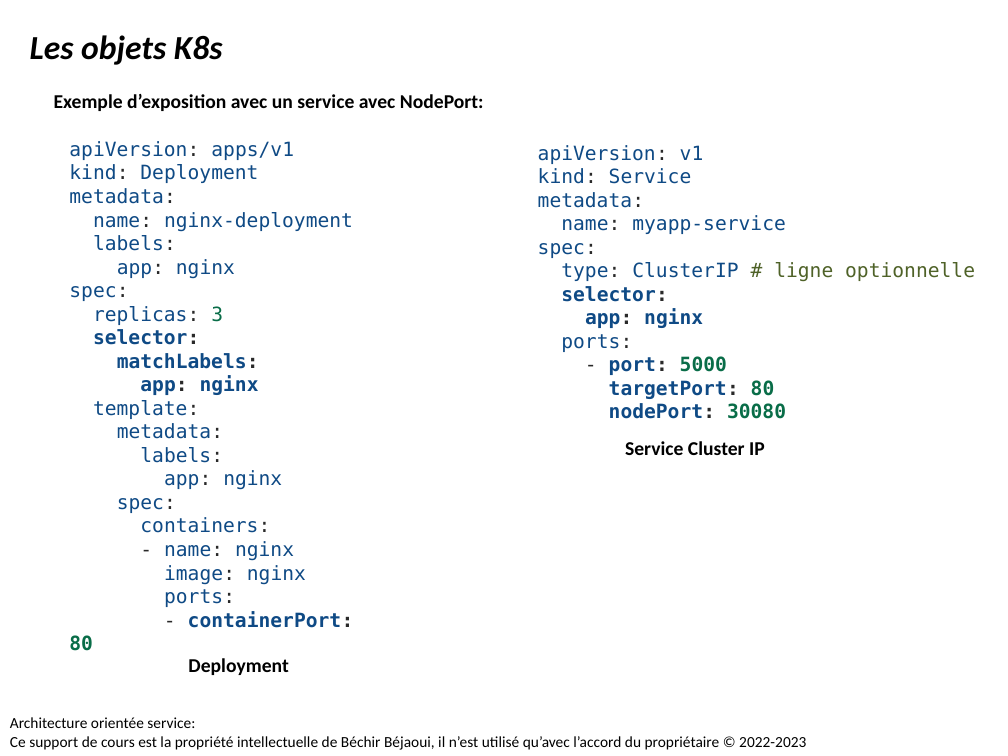
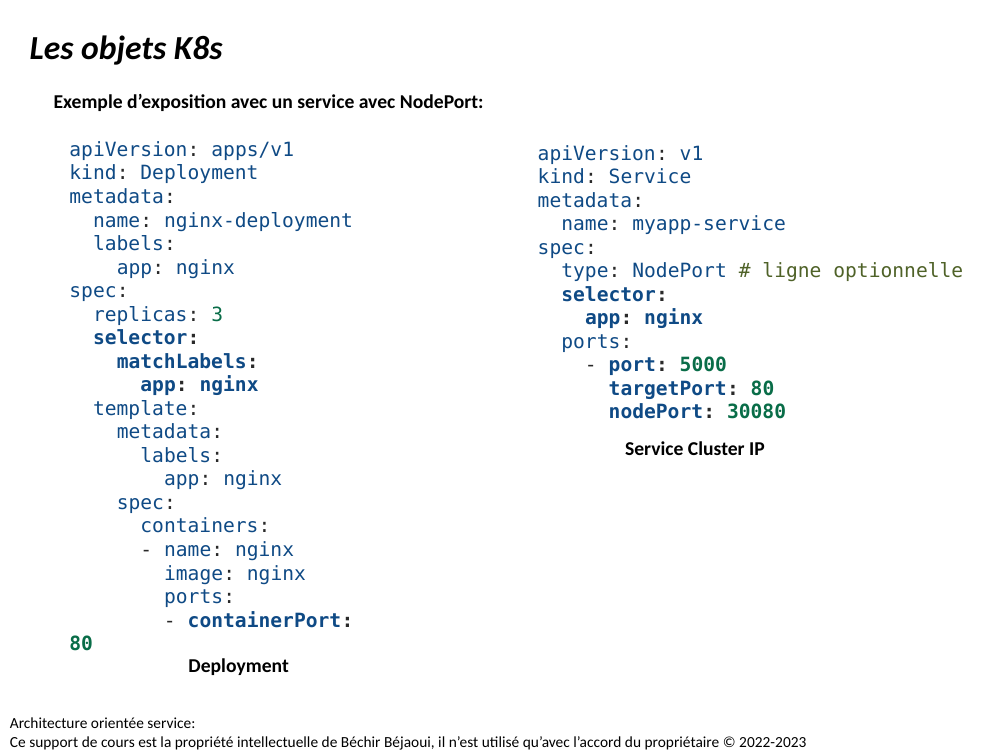
Before and after one commit to bejaouibechir/Devops2024, a slide deck: slide 21 of 8.Kubernetes/1.Les techniques de déploiements avec Kubernetes.pptx. Drawn at 1008x756 pixels with LibreOffice and Linux fonts; fonts in the diff are those of the drawing. Boxes give left, top, right and bottom in pixels: in the first picture for what was removed or moved away, otherwise in the second. Text is boxed around its words. In the diff, an @@ line names an element or a change of style, - is before the commit and + after.

```diff
--- a/8.Kubernetes/1.Les techniques de déploiements avec Kubernetes.pptx
+++ b/8.Kubernetes/1.Les techniques de déploiements avec Kubernetes.pptx
@@ text at (561,262,963,282): text changed @@
-type: ClusterIP # ligne optionnelle
+type: NodePort # ligne optionnelle
```
Also in this commit, not shown: 40 other files.
